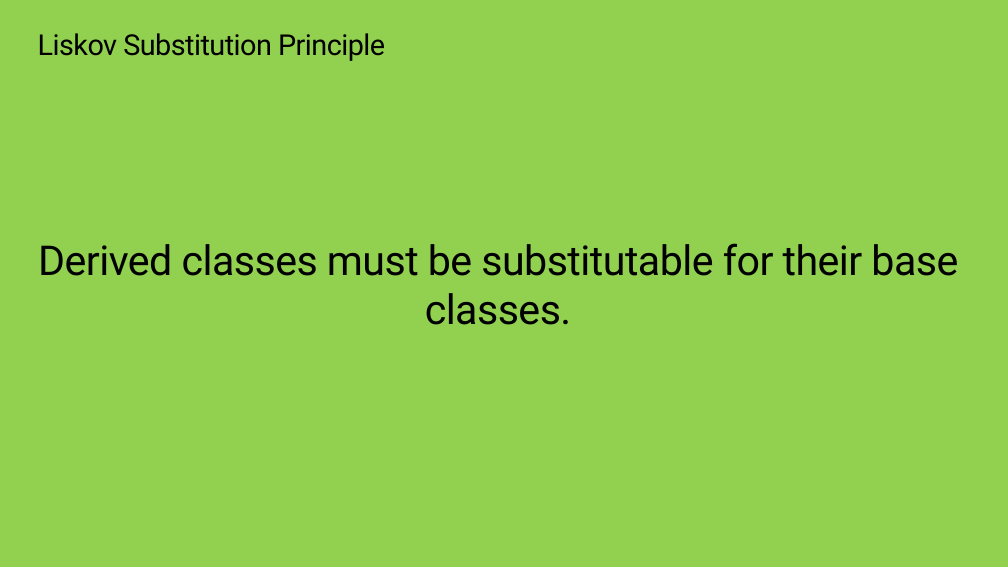
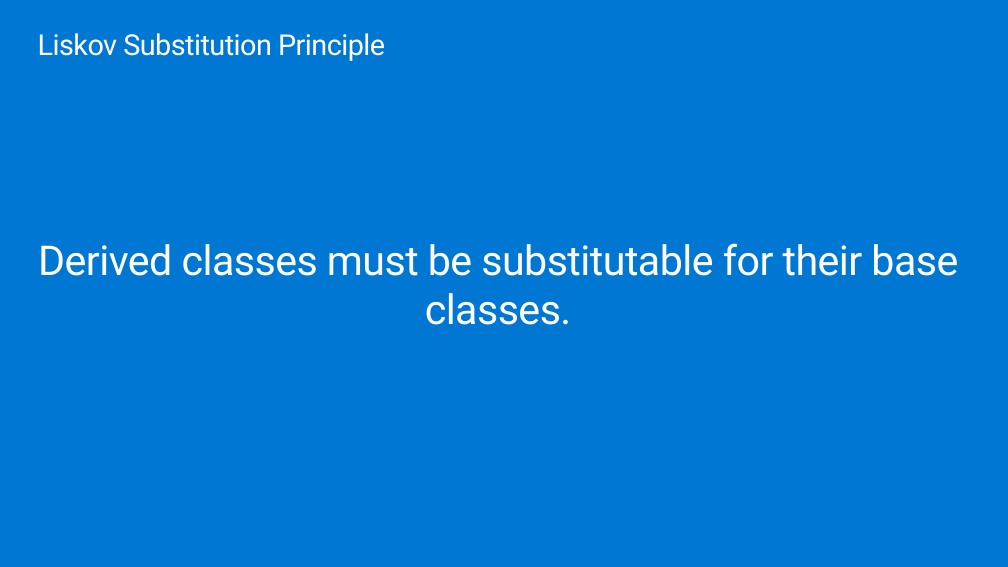
Before and after one commit to dstarr/SOLID, a slide deck: slide 5 of SOLID.pptx (slide 6 before the commit). Drawn at 1008x567 pixels with LibreOffice and Linux fonts; fonts in the diff are those of the drawing; background and template pictures are left out. Boxes give left, top, right and bottom in pixels: in the first picture for what was removed or moved away, otherwise in the second. Text is boxed around its words. In the diff, an @@ line names an element or a change of style, - is before the commit and + after.

Commit message:
draft code for all principles

```diff
--- a/SOLID.pptx
+++ b/SOLID.pptx
@@ background #92D050 to #0078D3 @@
@@ title "Liskov Substitution Principle" at [38,33,385,61]: text colour #000000 to #FFFFFF @@
@@ text "Derived classes must be substitutable ..." at [38,243,958,325]: text colour #000000 to #FFFFFF @@
```
Also in this commit, not shown: 4 other slides changed, 1 slide added, 1 slide removed, 26 other files.
